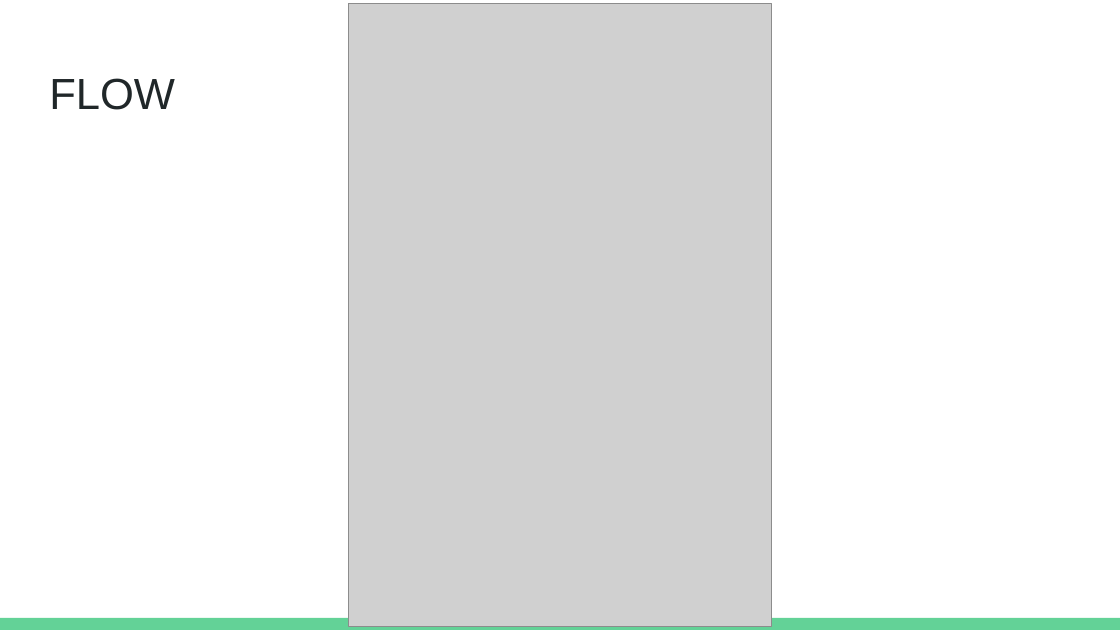
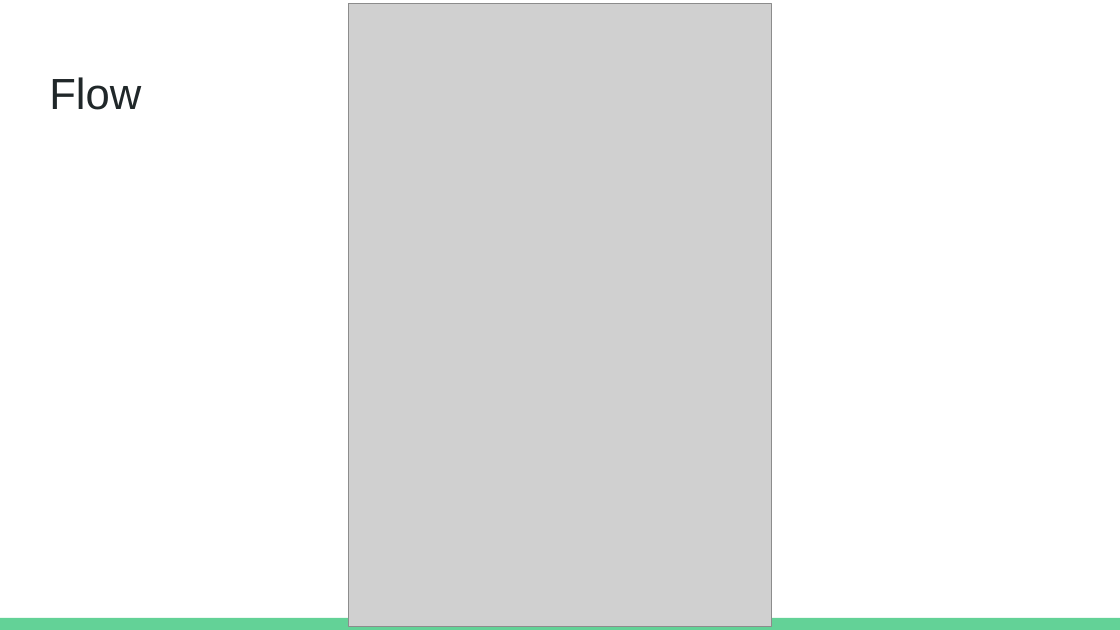
Before and after one commit to lydiatse/cs586, a slide deck: slide 5 of presentation/final_presentation.pptx. Drawn at 1120x630 pixels with LibreOffice and Linux fonts; fonts in the diff are those of the drawing; grey boxes stand for pictures. Boxes give left, top, right and bottom in pixels: in the first picture for what was removed or moved away, otherwise in the second. Text is boxed around its words. In the diff, an @@ line names an element or a change of style, - is before the commit and + after.

```diff
--- a/presentation/final_presentation.pptx
+++ b/presentation/final_presentation.pptx
@@ title at (49, 77, 141, 110): text changed @@
-FLOW
+Flow
```
Also in this commit, not shown: 12 other slides changed, 1 slide added, 1 other file.
